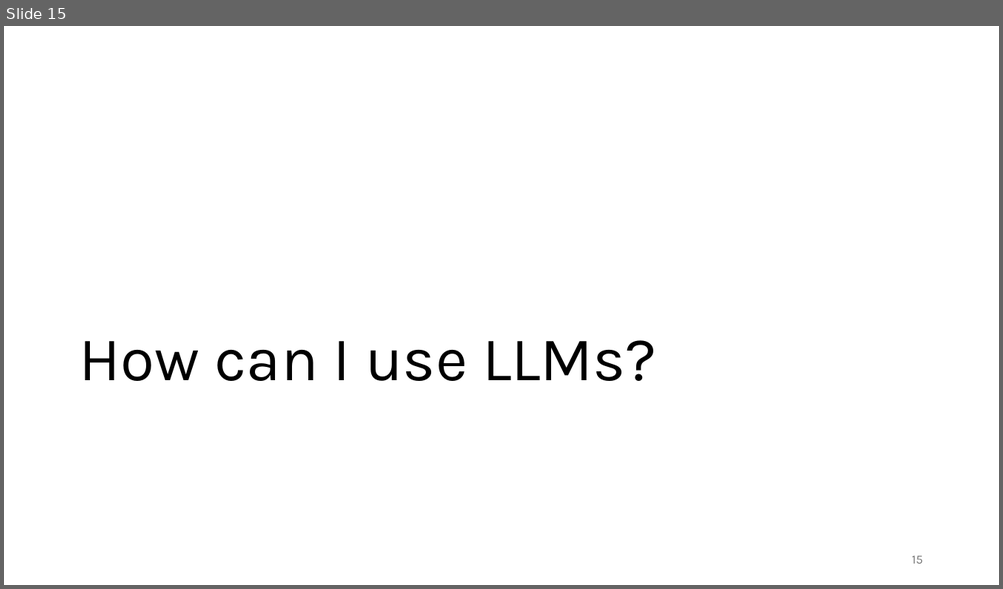
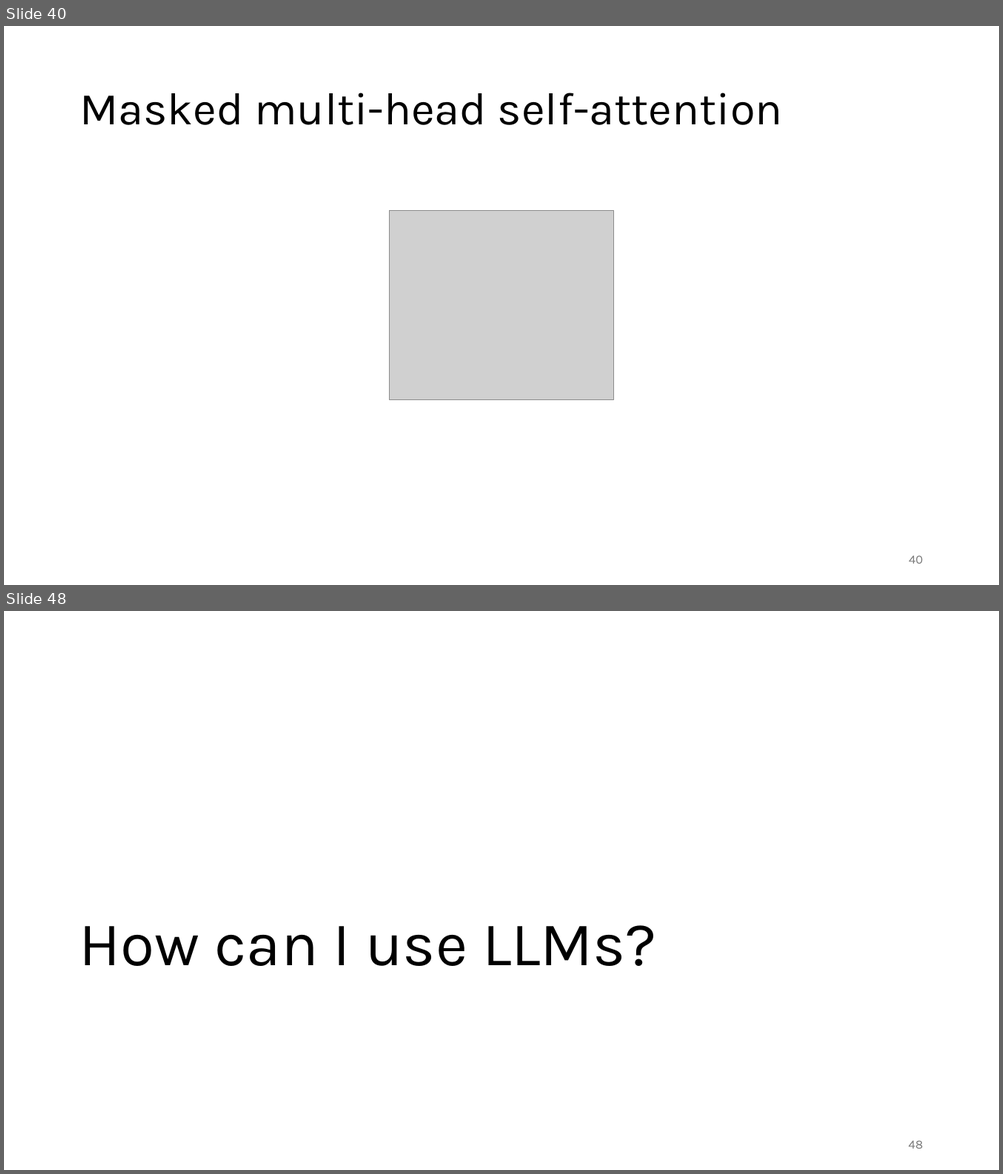
Before and after one commit to gjbex/Deploying-LLMs-locally, a slide deck: local_LLMs.pptx. Shown one above the other, each under a label of ours: slide 15 before the commit, slides 40 and 48 after it; the slides between them are not shown. The pictures are 1003x589 and 1003x1174 pixels, drawn with LibreOffice and Linux fonts; fonts in the diff are those of the drawing; grey boxes stand for pictures. Boxes give left, top, right and bottom in pixels: in the first picture for what was removed or moved away, otherwise in the second. Text is boxed around its words. In the diff, an @@ line names an element or a change of style, - is before the commit and + after.

```diff
--- a/local_LLMs.pptx
+++ b/local_LLMs.pptx
@@ slide 40 added at <box>4,26,999,585</box>, background #FFFFFF @@
@@ title added at <box>79,93,782,125</box>, 44 pt, text #000000 @@
+Masked multi-head self-attention
@@ picture added at <box>390,211,614,400</box> @@
@@ page number added at <box>908,556,922,564</box>, 12 pt, text #797979 @@
+40
@@ what was slide 15 is now slide 48 @@
@@ page number at <box>908,1141,923,1149</box>: text changed @@
-15
+48
```
Also in this commit, not shown: 4 slides changed, 33 other slides added, 1 slide removed.
